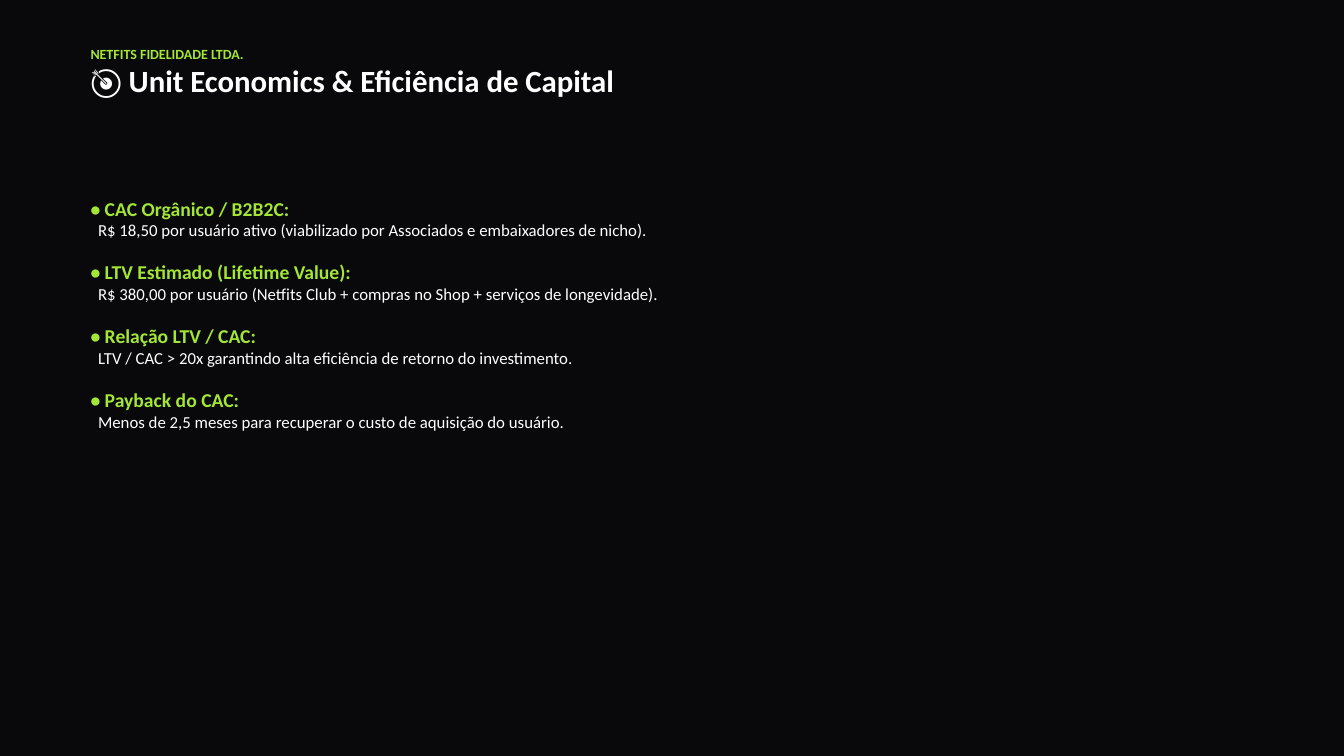
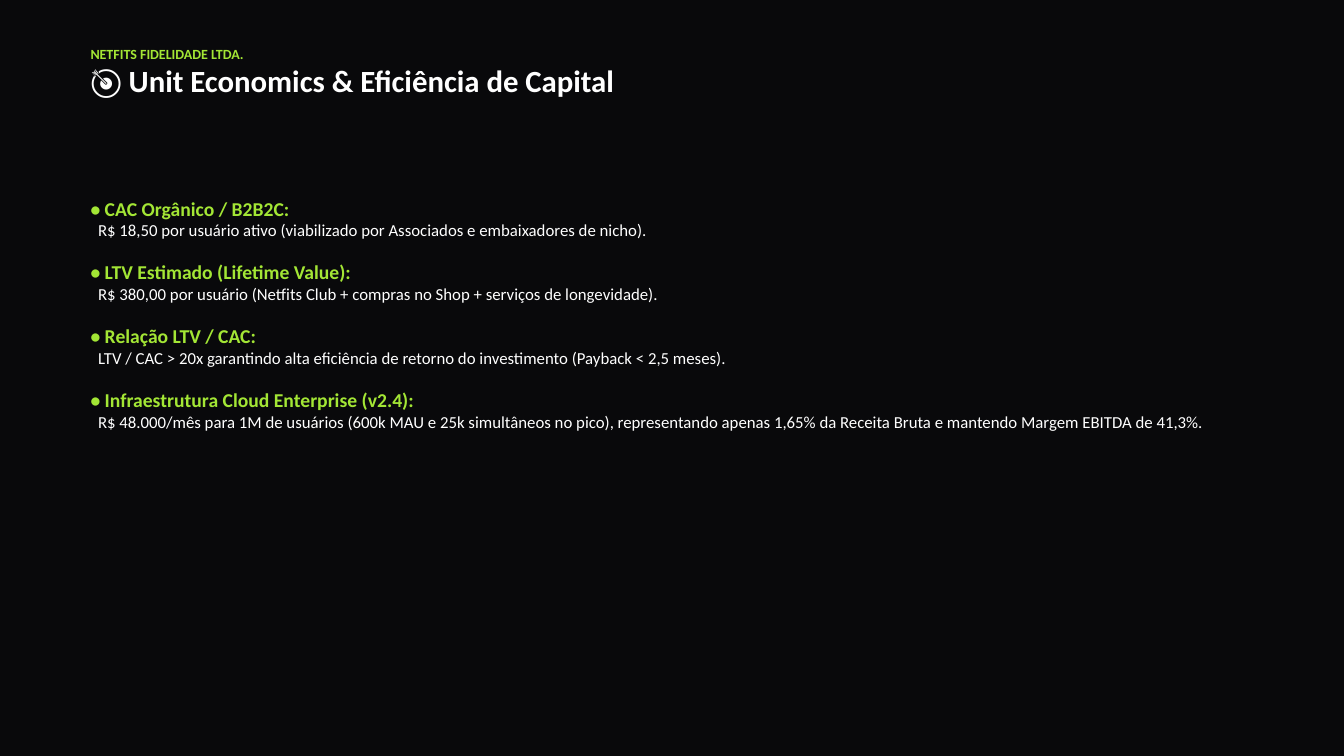
Before and after one commit to andre-gallo-nfs/app_netfits, a slide deck: slide 8 of docs/Apresentacao_Investidores_Netfits_v1.pptx. Drawn at 1344x756 pixels with LibreOffice and Linux fonts; fonts in the diff are those of the drawing. Boxes give left, top, right and bottom in pixels: in the first picture for what was removed or moved away, otherwise in the second. Text is boxed around its words. In the diff, an @@ line names an element or a change of style, - is before the commit and + after.

Commit message:
feat: incorporar estimativas de custos da Cloud v2.4 no painel admin e materiais de investidores

```diff
--- a/docs/Apresentacao_Investidores_Netfits_v1.pptx
+++ b/docs/Apresentacao_Investidores_Netfits_v1.pptx
@@ text at [98, 352, 1203, 431]: text changed @@
-LTV / CAC > 20x garantindo alta eficiência de retorno do investimento.
-• Payback do CAC:
-Menos de 2,5 meses para recuperar o custo de aquisição do usuário.
+LTV / CAC > 20x garantindo alta eficiência de retorno do investimento (Payback < 2,5 meses).
+• Infraestrutura Cloud Enterprise (v2.4):
+R$ 48.000/mês para 1M de usuários (600k MAU e 25k simultâneos no pico), representando apenas 1,65% da Receita Bruta e mantendo Margem EBITDA de 41,3%.
```
Also in this commit, not shown: 4 other files.
